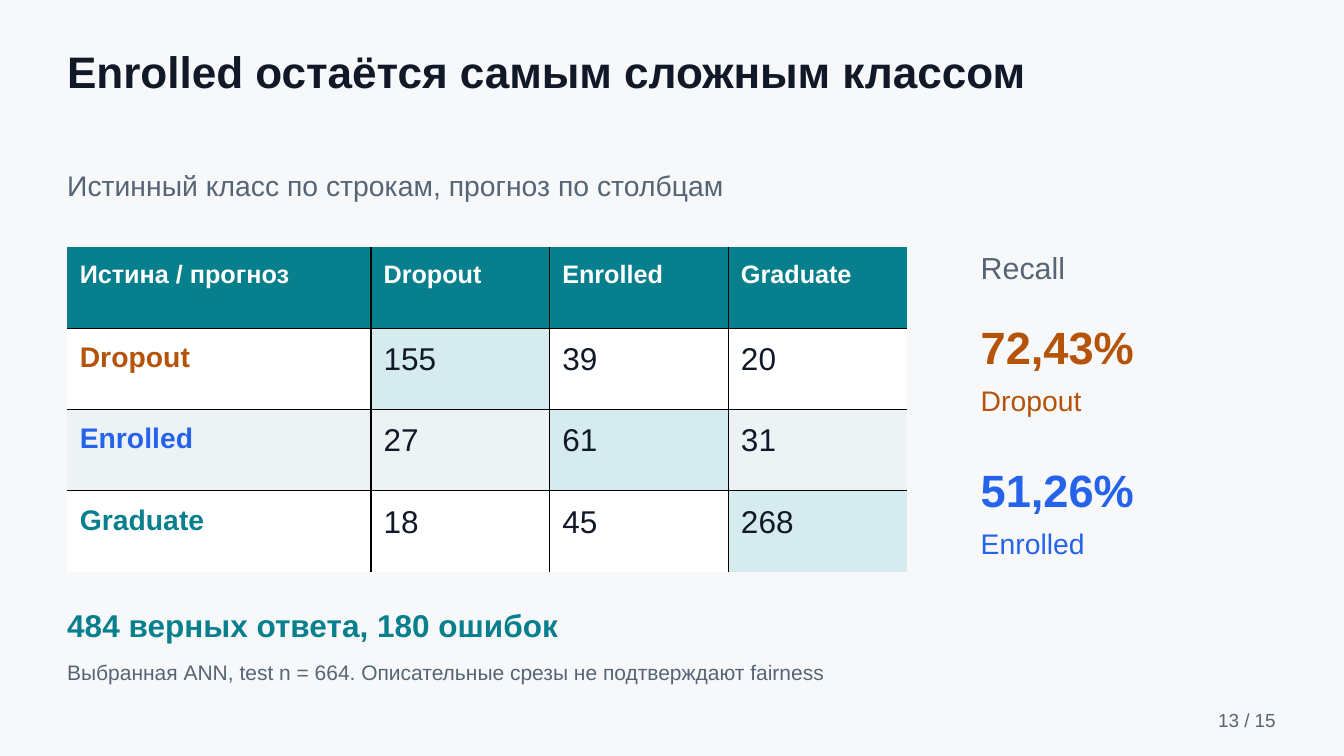
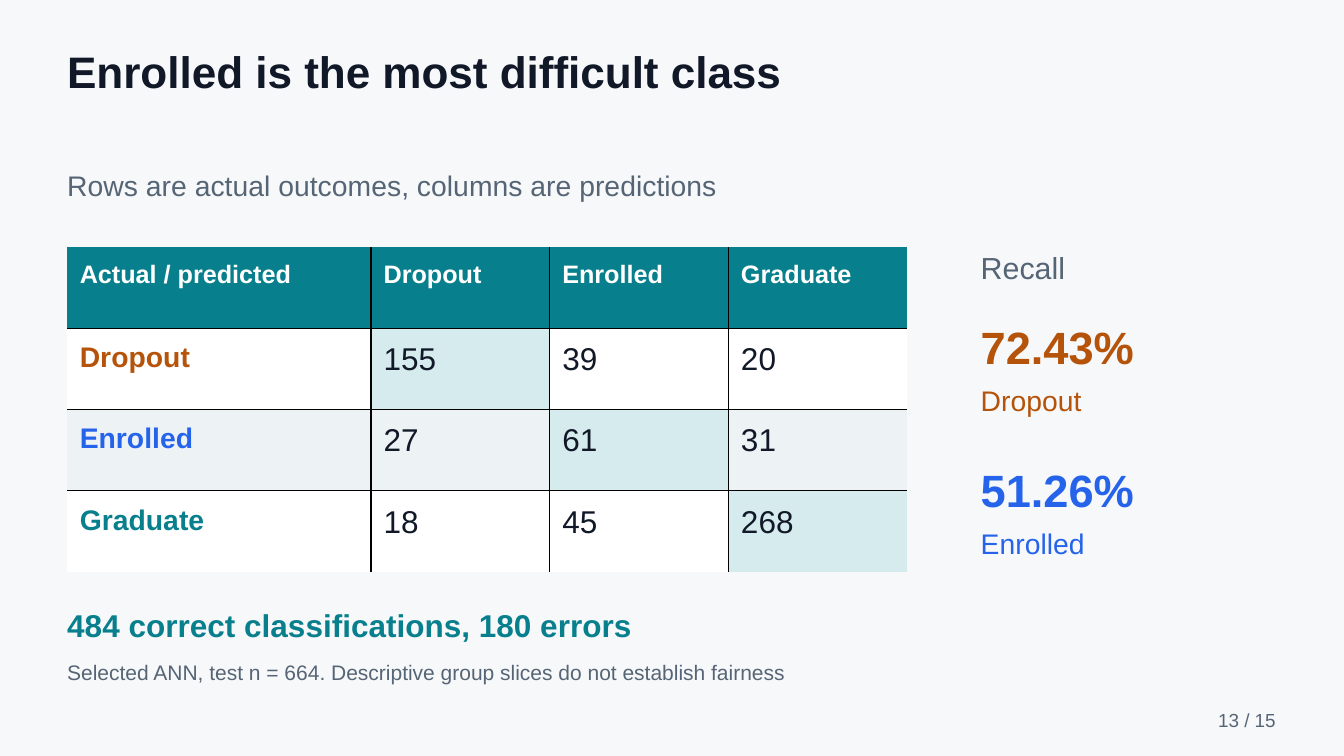
Before and after one commit to ansarchik17/machine_learning_final, a slide deck: slide 13 of output/presentation/student_outcomes_presentation.pptx. Drawn at 1344x756 pixels with LibreOffice and Linux fonts; fonts in the diff are those of the drawing. Boxes give left, top, right and bottom in pixels: in the first picture for what was removed or moved away, otherwise in the second. Text is boxed around its words. In the diff, an @@ line names an element or a change of style, - is before the commit and + after.

```diff
--- a/output/presentation/student_outcomes_presentation.pptx
+++ b/output/presentation/student_outcomes_presentation.pptx
@@ text at bbox=[67, 56, 781, 89]: text changed @@
-Enrolled остаётся самым сложным классом
+Enrolled is the most difficult class
@@ text at bbox=[67, 175, 716, 202]: text changed @@
-Истинный класс по строкам, прогноз по столбцам
+Rows are actual outcomes, columns are predictions
@@ table at bbox=[68, 247, 906, 573] @@
-row 1, column 1: Истина / прогноз
+row 1, column 1: Actual / predicted
@@ text at bbox=[981, 332, 1134, 365]: text changed @@
-72,43%
+72.43%
@@ text at bbox=[981, 475, 1134, 508]: text changed @@
-51,26%
+51.26%
@@ text at bbox=[67, 614, 631, 642]: text changed @@
-484 верных ответа, 180 ошибок
+484 correct classifications, 180 errors
@@ text at bbox=[67, 665, 784, 684]: text changed @@
-Выбранная ANN, test n = 664. Описательные срезы не подтверждают fairness
+Selected ANN, test n = 664. Descriptive group slices do not establish fairness
```
Also in this commit, not shown: 13 other slides changed, 1 slide added, 1 slide removed, 21 other files.
